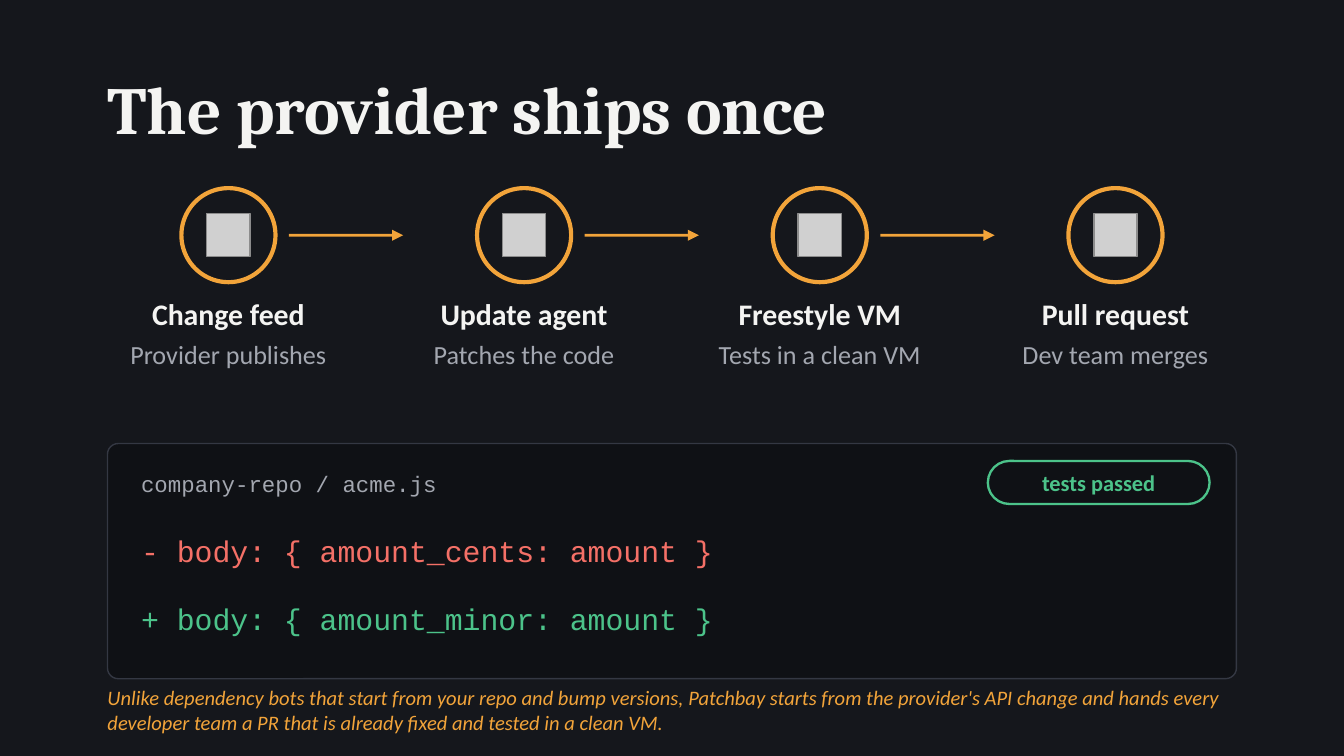
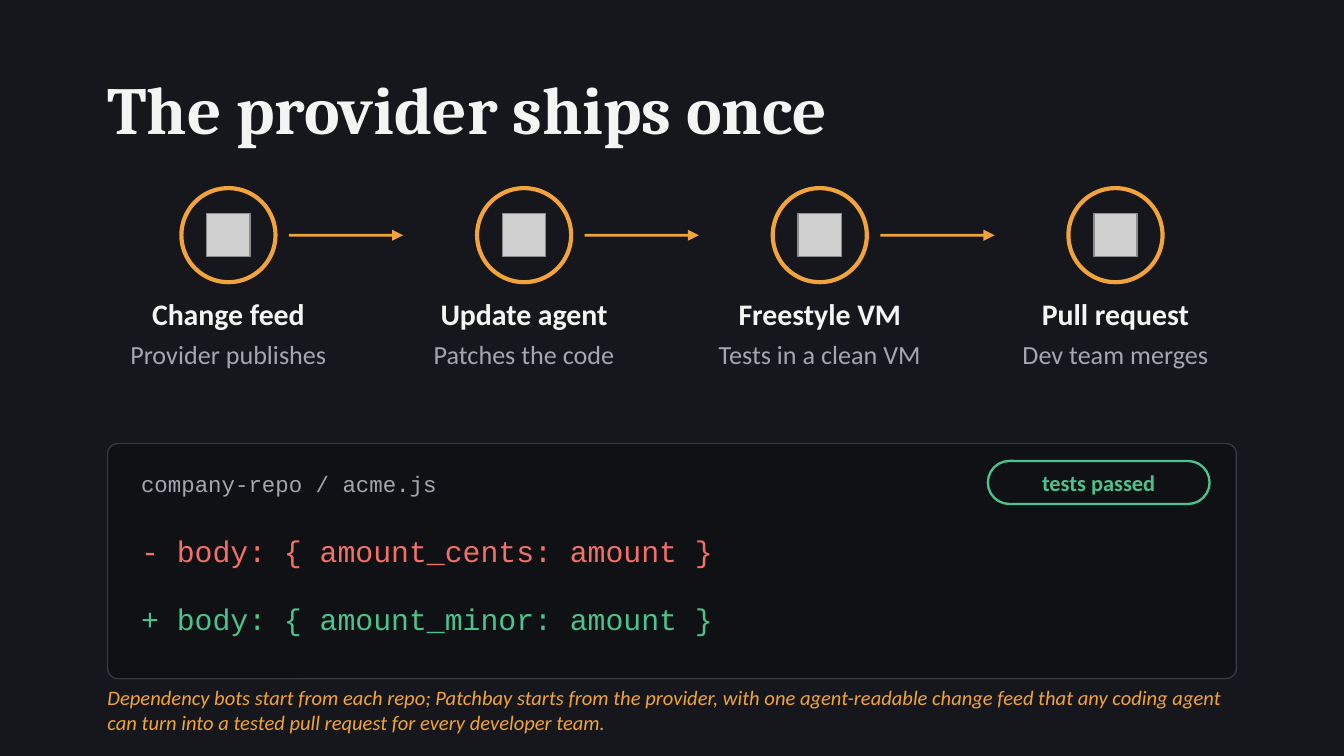
Before and after one commit to hayobro7512/api-patchbay, a slide deck: slide 3 of video-presentation/patchbay-simulated.pptx. Drawn at 1344x756 pixels with LibreOffice and Linux fonts; fonts in the diff are those of the drawing; grey boxes stand for pictures. Boxes give left, top, right and bottom in pixels: in the first picture for what was removed or moved away, otherwise in the second. Text is boxed around its words. In the diff, an @@ line names an element or a change of style, - is before the commit and + after.

```diff
--- a/video-presentation/patchbay-simulated.pptx
+++ b/video-presentation/patchbay-simulated.pptx
@@ text at box(107, 690, 1220, 734): text changed @@
-Unlike dependency bots that start from your repo and bump versions, Patchbay starts from the provider's API change and hands every developer team a PR that is already fixed and tested in a clean VM.
+Dependency bots start from each repo; Patchbay starts from the provider, with one agent-readable change feed that any coding agent can turn into a tested pull request for every developer team.
```
Also in this commit, not shown: 8 other files.
